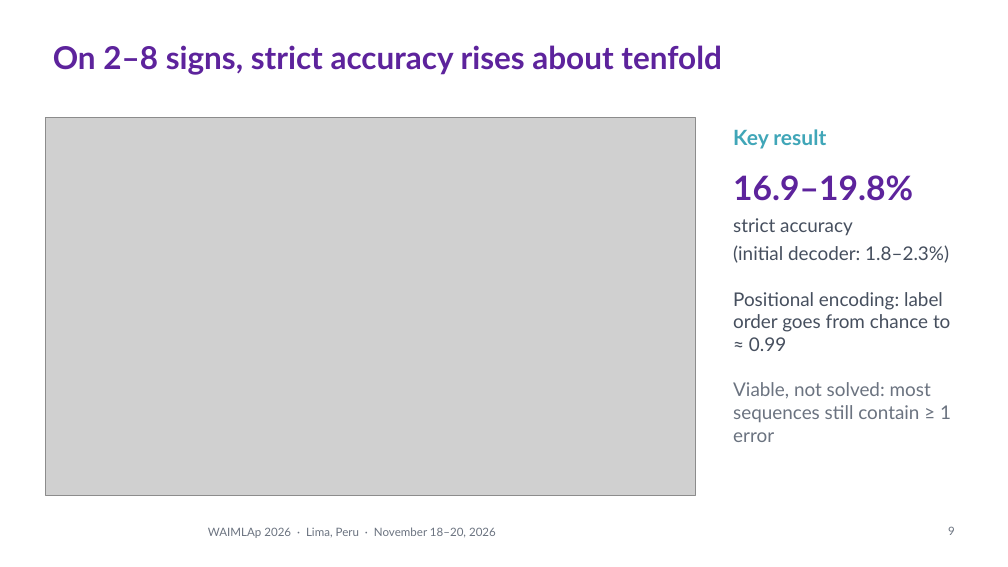
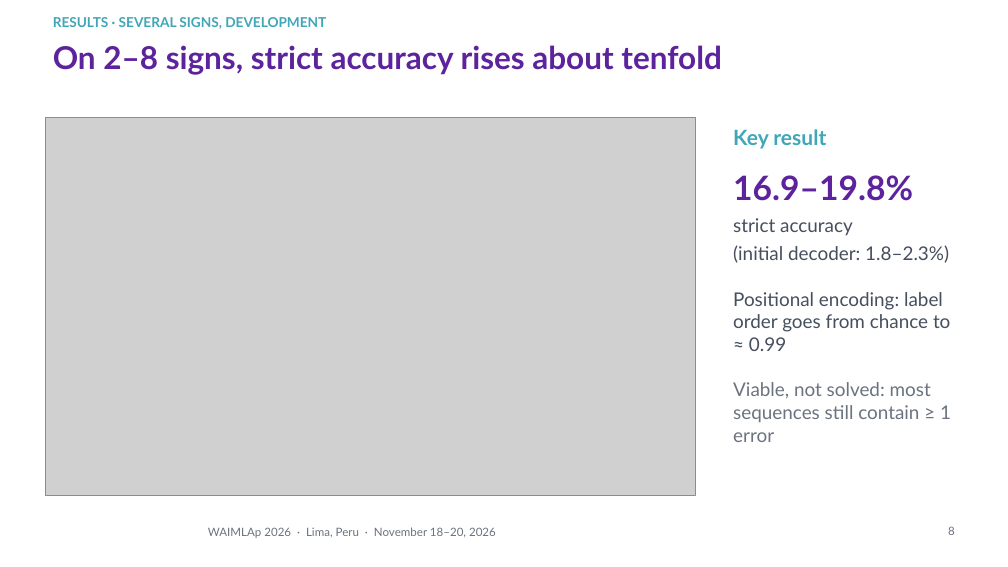
Before and after one commit to Percep3/Imitator, a slide deck: slide 8 of presentation/waimlap2026/imitator_waimlap2026.pptx (slide 9 before the commit). Drawn at 1008x567 pixels with LibreOffice and Linux fonts; fonts in the diff are those of the drawing; grey boxes stand for pictures; background and template pictures are left out. Boxes give left, top, right and bottom in pixels: in the first picture for what was removed or moved away, otherwise in the second. Text is boxed around its words. In the diff, an @@ line names an element or a change of style, - is before the commit and + after.

```diff
--- a/presentation/waimlap2026/imitator_waimlap2026.pptx
+++ b/presentation/waimlap2026/imitator_waimlap2026.pptx
@@ text added at <box>53,17,326,29</box>, 13 pt, text #40A6B8, bold @@
+RESULTS · SEVERAL SIGNS, DEVELOPMENT
@@ page number at <box>948,526,955,535</box>: text changed @@
-9
+8
```
Also in this commit, not shown: 10 other slides changed, 1 slide added, 1 slide removed, 6 other files.
